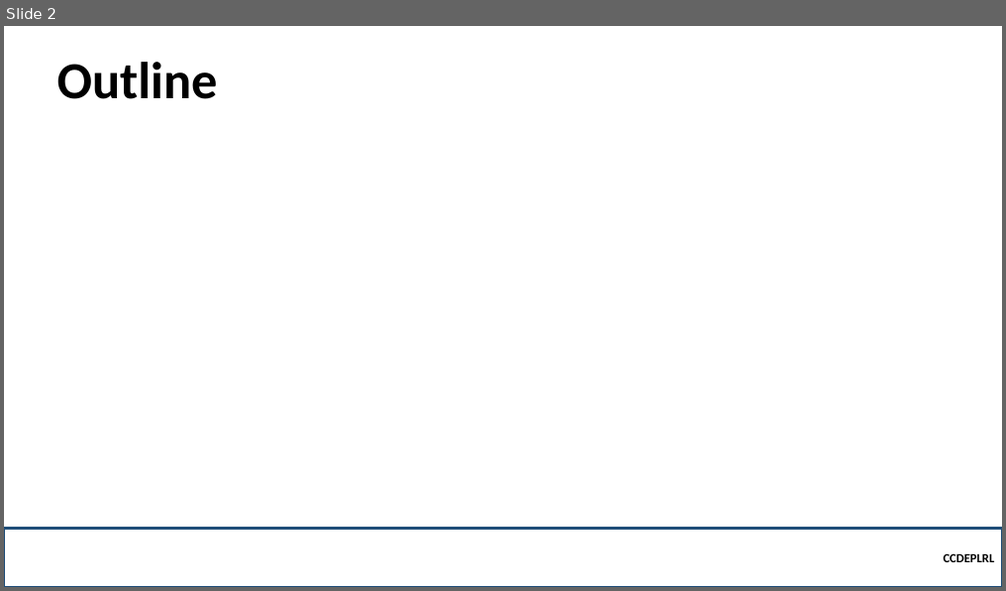
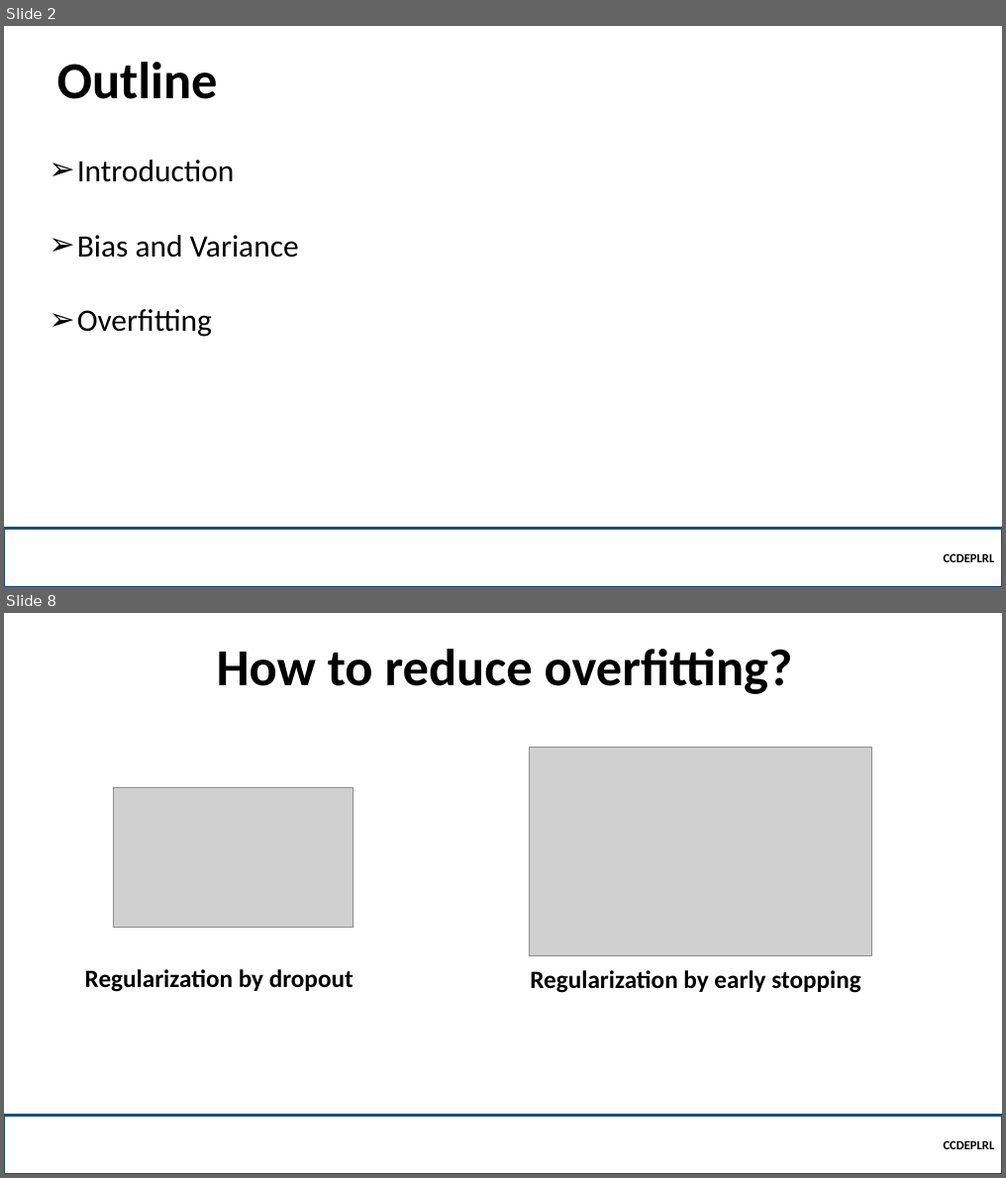
Before and after one commit to robitussin/CCDEPLRL, a slide deck: Week 3 - Neural Networks in Practice/Overfitting.pptx. Shown one above the other, each under a label of ours: slide 2 before the commit, slides 2 and 8 after it; the slides between them are not shown. The pictures are 1006x591 and 1006x1178 pixels, drawn with LibreOffice and Linux fonts; fonts in the diff are those of the drawing; grey boxes stand for pictures; background and template pictures are left out. Boxes give left, top, right and bottom in pixels: in the first picture for what was removed or moved away, otherwise in the second. Text is boxed around its words. In the diff, an @@ line names an element or a change of style, - is before the commit and + after.

Commit message:
added mini batch and overfitting

```diff
--- a/Week 3 - Neural Networks in Practice/Overfitting.pptx
+++ b/Week 3 - Neural Networks in Practice/Overfitting.pptx
@@ slide 8 added at (x1=4, y1=613, x2=1002, y2=1174), background picture (left out) @@
@@ title added at (x1=217, y1=649, x2=793, y2=694), 50 pt, text #000000, bold @@
+How to reduce overfitting?
@@ picture added at (x1=530, y1=748, x2=871, y2=956) @@
@@ picture added at (x1=113, y1=788, x2=352, y2=928) @@
@@ text added at (x1=85, y1=969, x2=353, y2=992), 24 pt, text #000000, bold @@
+Regularization by dropout
@@ text added at (x1=530, y1=970, x2=860, y2=993), 24 pt, text #000000, bold @@
+Regularization by early stopping
@@ rectangle added at (x1=4, y1=1115, x2=1002, y2=1174), outline #1F4E79 2.25 pt, 12 pt, text #000000, bold @@
+CCDEPLRL
@@ slide 2 changed as well @@
@@ text added at (x1=77, y1=160, x2=299, y2=337), 30 pt, text #000000 @@
+➢ Introduction
+➢ Bias and Variance
+➢ Overfitting
```
Also in this commit, not shown: 1 other slide changed, 8 other slides added, 2 other files.
